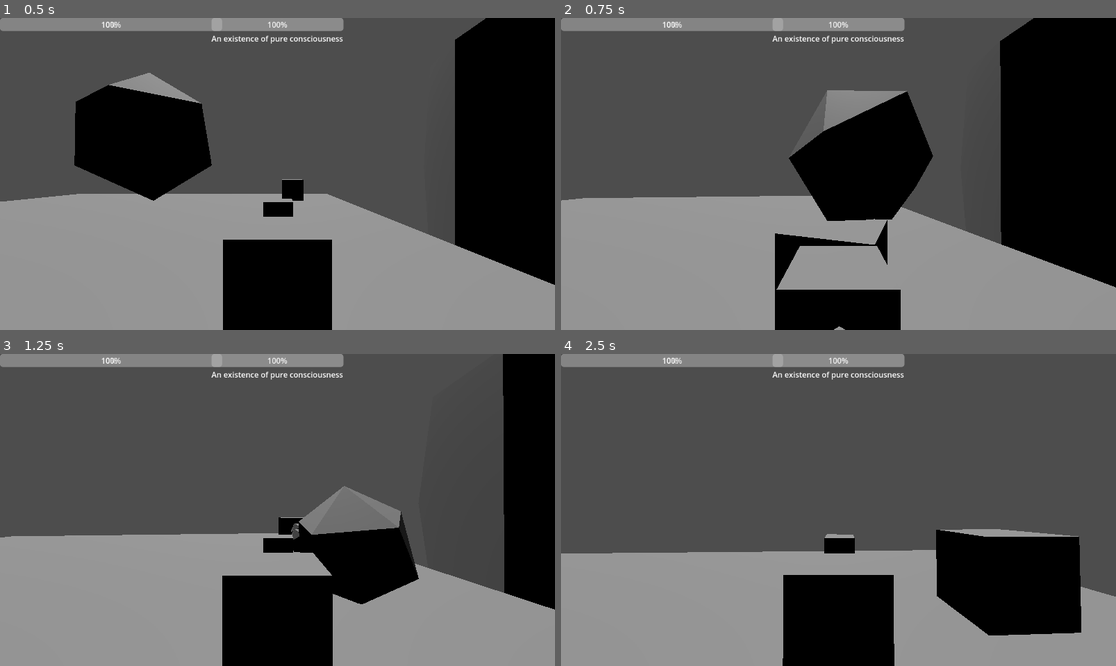
Above: before the commit, frames 1-4 (two rows, left to right).
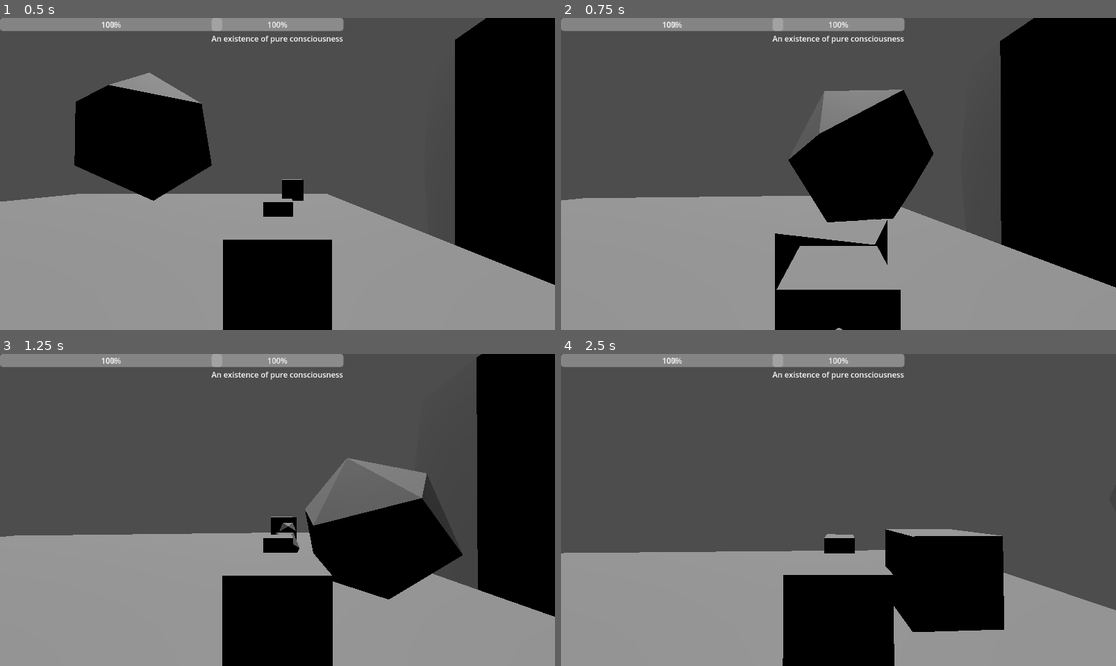
Above: after the commit, the same moments.

Repository: RavenRandomz/cube-extentialis-bossfight
Game: Godot game, scene res://testworld.tscn
The game is run twice, just before and just after one commit, with the same random seed, the same clock (stepped at 60 frames per second) and the same inputs.
Inputs (mouse positions are in pixels of both pictures, inside the frame that each line leads up to):
- Up to frame 1 (0.5 s): no input
- Up to frame 2 (0.75 s): tap Enter at 0.5 s; move the mouse to (866, 174) at 0.52 s; press the mouse at (866, 174) at 0.53 s; hold W (player_forward) from 0.53 s (still down)
- Up to frame 3 (1.25 s): keep holding W (player_forward); tap Space (player_jump) at 0.77 s
- Up to frame 4 (2.5 s): keep holding W (player_forward); move the mouse to (810, 510) at 1.27 s; release the mouse at (810, 510) at 1.28 s; tap Shift at 1.35 s; tap Space (player_jump) at 1.52 s; move the mouse to (849, 503) at 2.02 s; tap Alt at 2.1 s

Frame 1 is identical in both runs. In frame 2, 0.4% of the frame differs, in the area x 13-100%, y 12-100%; in frame 3, 8.7%, in the area x 0-100%, y 0-85%; in frame 4, 8.1%.

Commit message:
Have protector reset rotation so it can slowly return to an upright spinning state

Diff:
--- a/scripts/protector.gd
+++ b/scripts/protector.gd
@@ -28,7 +28,7 @@
 func _integrate_forces(physics_state:PhysicsDirectBodyState3D):
 	_state._integrate_forces(physics_state)
 	if(physics_state.angular_velocity.length() > _max_rotation_speed):
-		physics_state.angular_velocity = physics_state.angular_velocity.normalized() * _max_rotation_speed
+		physics_state.angular_velocity = physics_state.angular_velocity.normalized() * (_max_rotation_speed - 1)
 
 func set_state(new_state:State):
 	state = new_state
